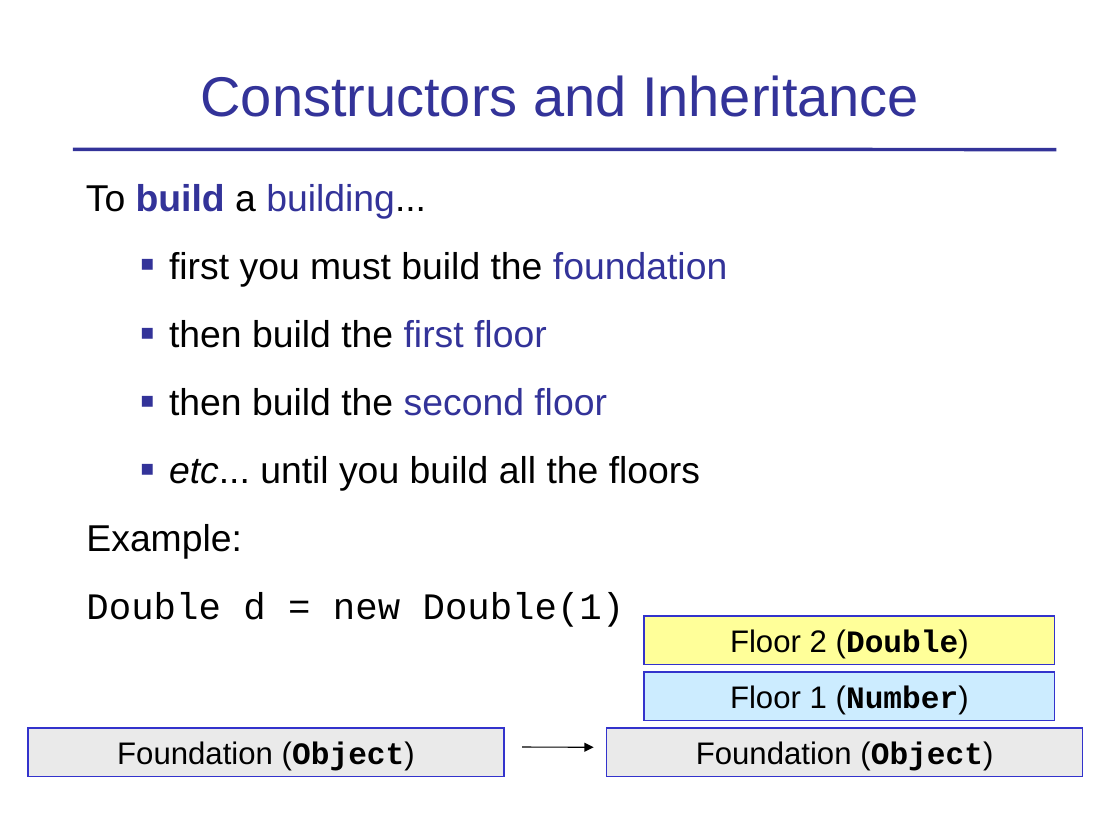
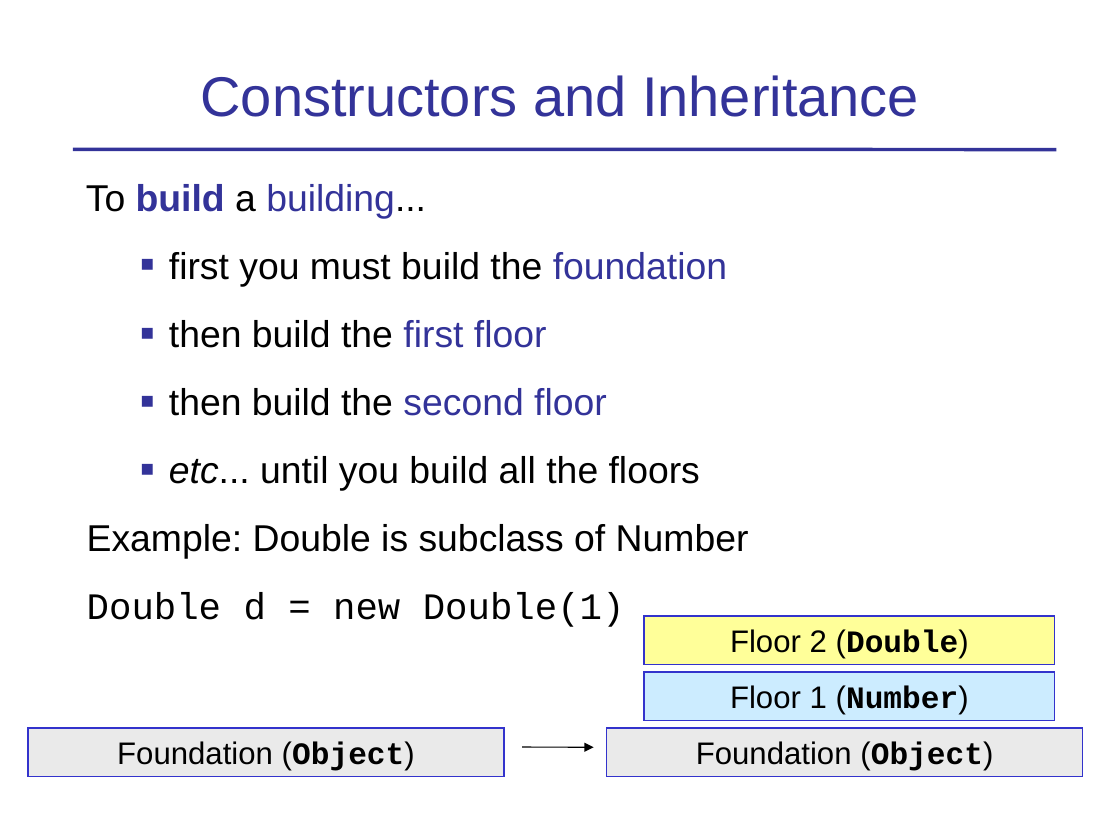
Before and after one commit to skeoop/skeoop.github.io, a slide deck: slide 14 of week4/Inheritance-1-Basics.ppt (slide 30 before the commit). Drawn at 1120x840 pixels with LibreOffice and Linux fonts; fonts in the diff are those of the drawing. Boxes give left, top, right and bottom in pixels: in the first picture for what was removed or moved away, otherwise in the second. Text is boxed around its words. In the diff, an @@ line names an element or a change of style, - is before the commit and + after.

Commit message:
Clarify inheritance basics slides

```diff
--- a/week4/Inheritance-1-Basics.ppt
+++ b/week4/Inheritance-1-Basics.ppt
@@ text at box(87, 524, 749, 559): text changed @@
-Example:
+Example: Double is subclass of Number
```
Also in this commit, not shown: 19 other slides changed, 2 slides removed, 1 other file.
